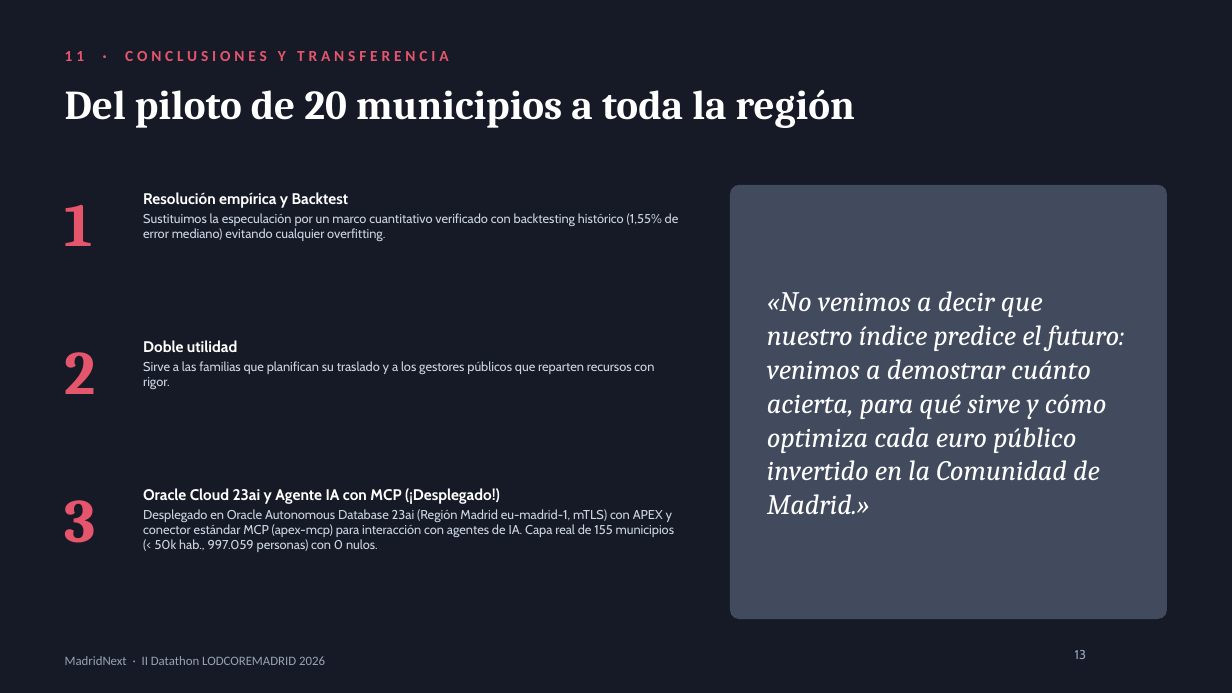
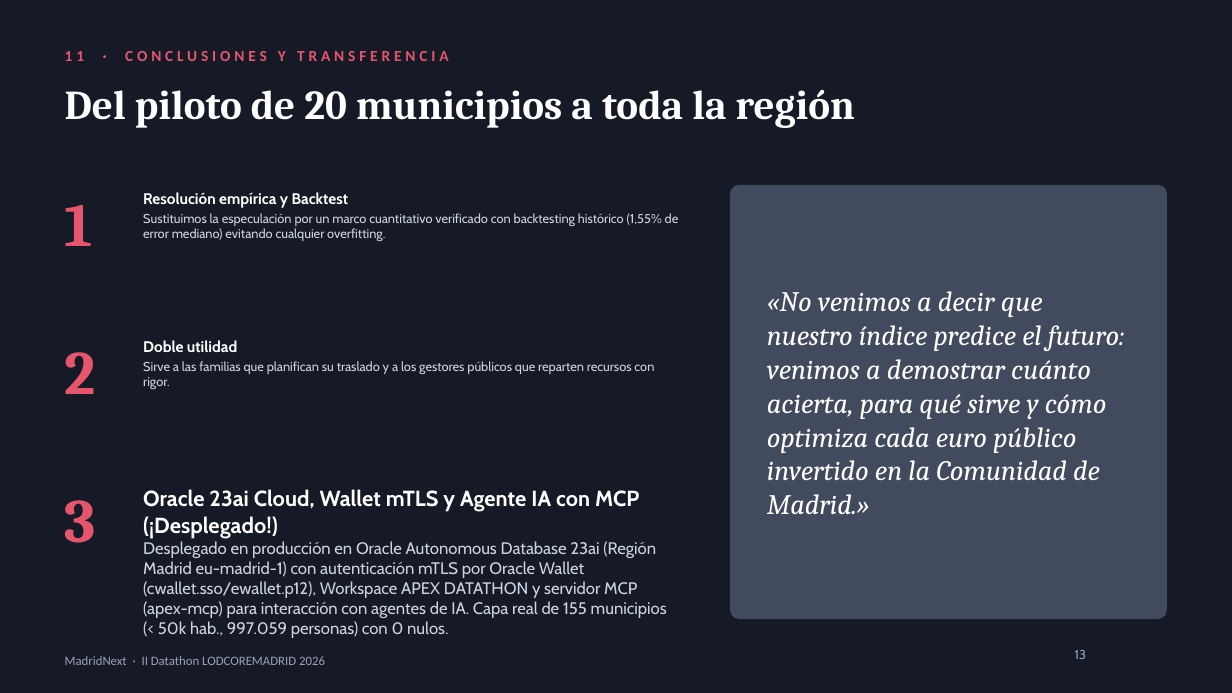
Before and after one commit to AlejandroCuntin/DatathonLodCoreMadrid, a slide deck: slide 13 of presentacion_datathon_oficial.pptx. Drawn at 1232x693 pixels with LibreOffice and Linux fonts; fonts in the diff are those of the drawing. Boxes give left, top, right and bottom in pixels: in the first picture for what was removed or moved away, otherwise in the second. Text is boxed around its words. In the diff, an @@ line names an element or a change of style, - is before the commit and + after.

Commit message:
docs(presentacion): visibiliza Oracle Autonomous 23ai Cloud y Oracle Wallet mTLS en slides 4, 7, 13 y 14

```diff
--- a/presentacion_datathon_oficial.pptx
+++ b/presentacion_datathon_oficial.pptx
@@ text at [143, 489, 667, 638]: text changed; size 10 to 13 pt @@
-Oracle Cloud 23ai y Agente IA con MCP (¡Desplegado!)
-Desplegado en Oracle Autonomous Database 23ai (Región Madrid eu-madrid-1, mTLS) con APEX y conector estándar MCP (apex-mcp) para interacción con agentes de IA. Capa real de 155 municipios (< 50k hab., 997.059 personas) con 0 nulos.
+Oracle 23ai Cloud, Wallet mTLS y Agente IA con MCP (¡Desplegado!)
+Desplegado en producción en Oracle Autonomous Database 23ai (Región Madrid eu-madrid-1) con autenticación mTLS por Oracle Wallet (cwallet.sso/ewallet.p12), Workspace APEX DATATHON y servidor MCP (apex-mcp) para interacción con agentes de IA. Capa real de 155 municipios (< 50k hab., 997.059 personas) con 0 nulos.
```
Also in this commit, not shown: 4 other slides changed, 1 other file.
